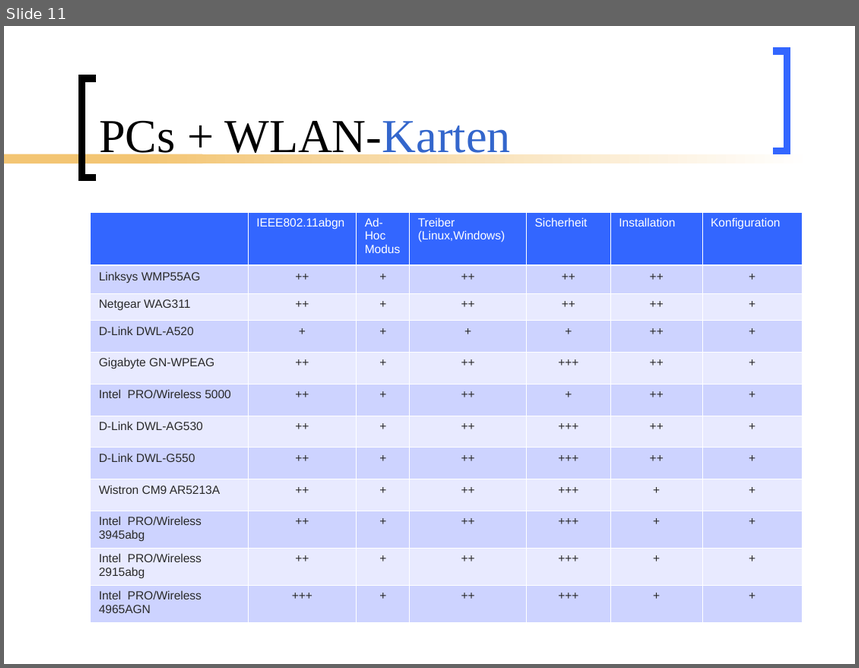
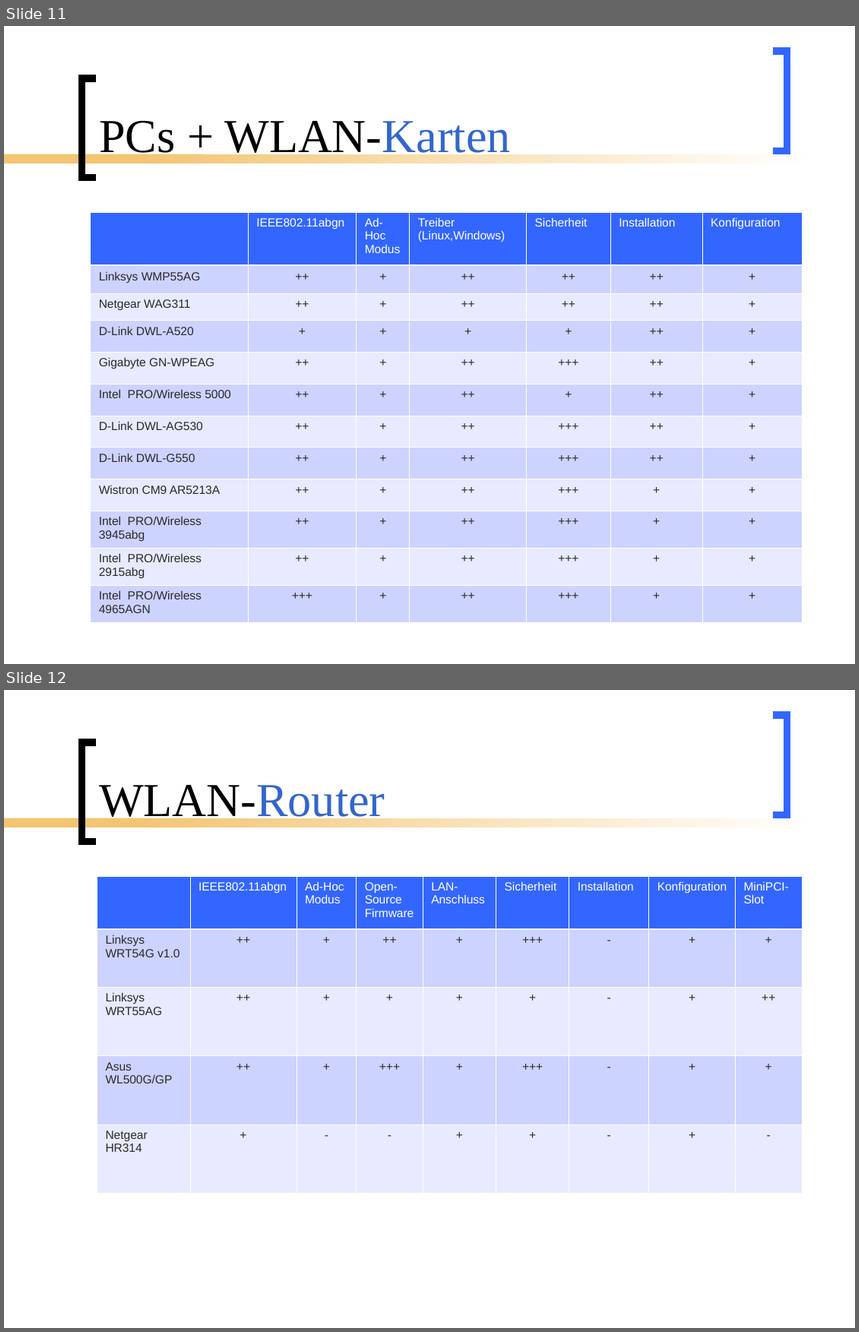
Before and after one commit to BackupTheBerlios/mesh2nexus-svn, a slide deck: documents/folien/MeshNew2.ppt. Shown one above the other, each under a label of ours: slide 11 before the commit, slides 11 and 12 after it. The pictures are 859x668 and 859x1332 pixels, drawn with LibreOffice and Linux fonts; fonts in the diff are those of the drawing. Boxes give left, top, right and bottom in pixels: in the first picture for what was removed or moved away, otherwise in the second. Text is boxed around its words. In the diff, an @@ line names an element or a change of style, - is before the commit and + after.

```diff
--- a/documents/folien/MeshNew2.ppt
+++ b/documents/folien/MeshNew2.ppt
@@ slide 12 added at (4, 690, 855, 1328), background #FFFFFF; not listed: 4 template elements that a slide beside it also shows @@
@@ title added at (99, 785, 385, 825), 40 pt, text #3366CC @@
+WLAN-Router
@@ table added at (97, 876, 801, 1193), 5 rows, 9 columns @@
+ | IEEE802.11abgn | Ad-Hoc Modus | Open-Source Firmware | LAN-Anschluss | Sicherheit | Installation | Konfiguration | MiniPCI-Slot
+Linksys WRT54G v1.0 | ++ | + | ++ | + | +++ | - | + | +
+Linksys WRT55AG | ++ | + | + | + | + | - | + | ++
+Asus WL500G/GP | ++ | + | +++ | + | +++ | - | + | +
+Netgear HR314 | + | - | - | + | + | - | + | -
```
Also in this commit, not shown: 1 slide removed, 2 other files.
